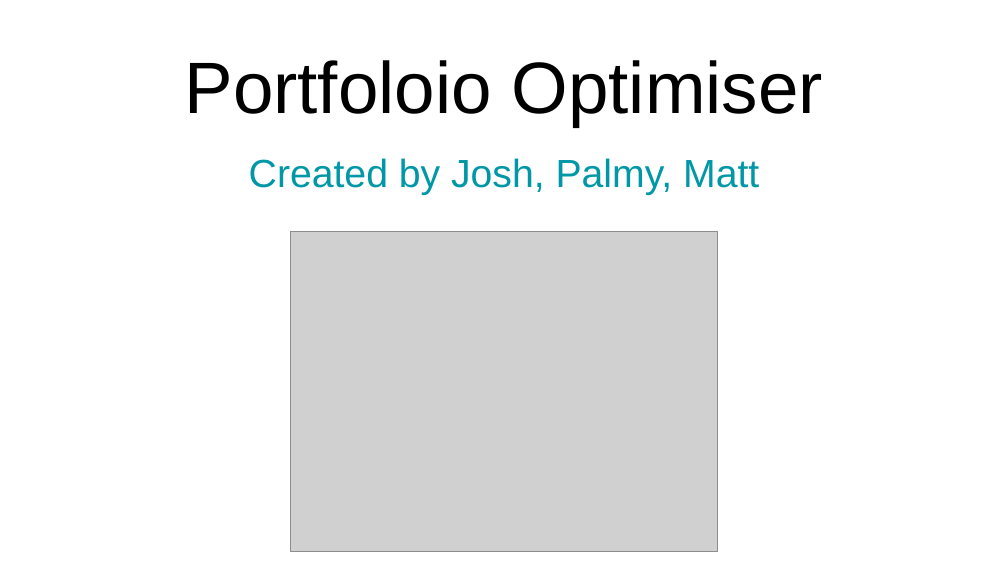
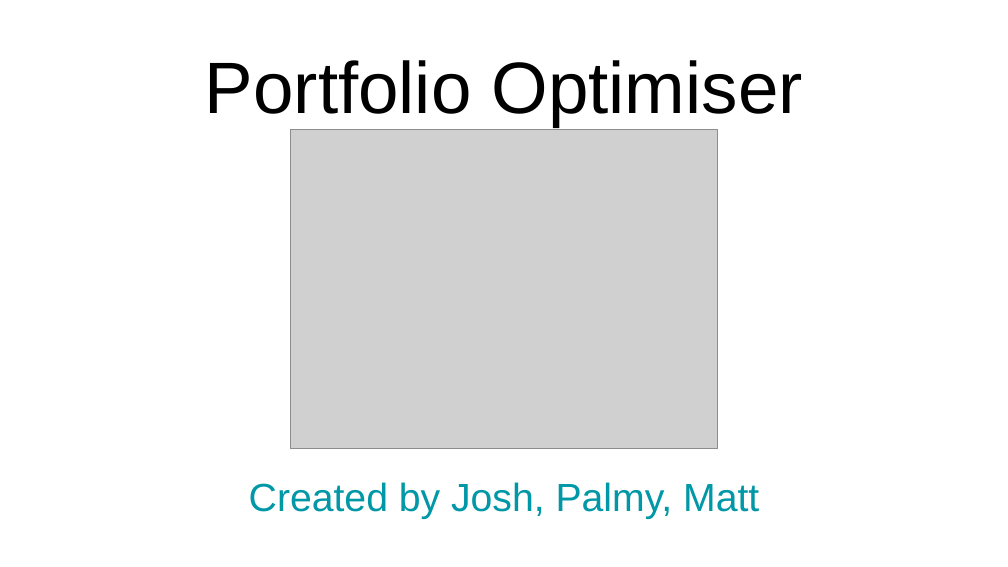
Before and after one commit to siddheshtungare/Portfolio-analysis-streamlit, a slide deck: slide 1 of Project_Presentation.pptx. Drawn at 1008x567 pixels with LibreOffice and Linux fonts; fonts in the diff are those of the drawing; grey boxes stand for pictures. Boxes give left, top, right and bottom in pixels: in the first picture for what was removed or moved away, otherwise in the second. Text is boxed around its words. In the diff, an @@ line names an element or a change of style, - is before the commit and + after.

```diff
--- a/Project_Presentation.pptx
+++ b/Project_Presentation.pptx
@@ title at [205, 60, 803, 127]: text changed @@
-Portfoloio Optimiser
+Portfolio Optimiser
@@ picture: place and size @@
-picture at [291, 232, 718, 551]
+picture at [291, 129, 718, 449]
@@ subtitle "Created by Josh, Palmy, Matt": place and size @@
-subtitle "Created by Josh, Palmy, Matt" at [249, 158, 759, 195]
+subtitle "Created by Josh, Palmy, Matt" at [249, 482, 759, 519]
```
Also in this commit, not shown: 8 other files.
